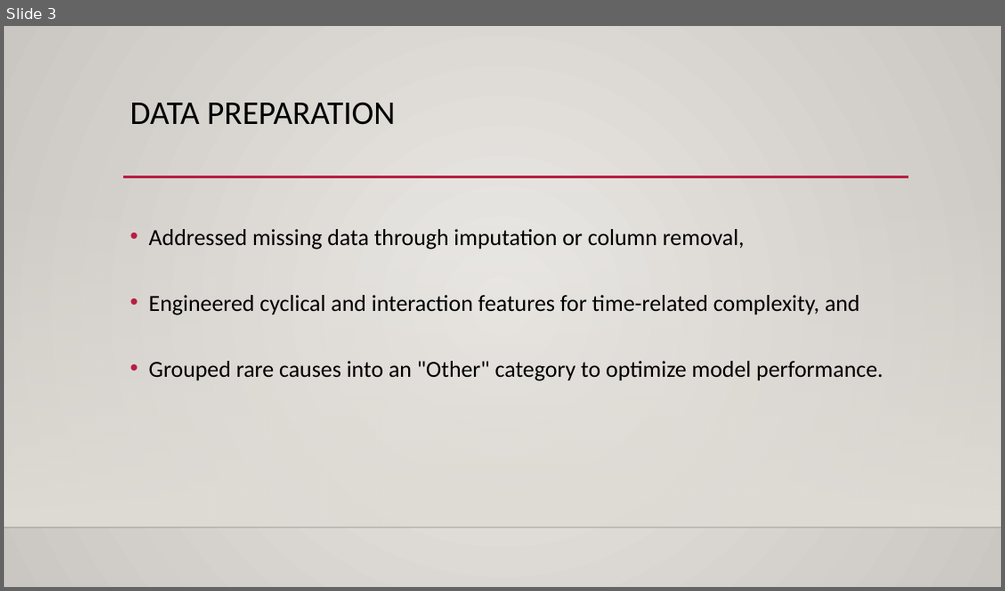
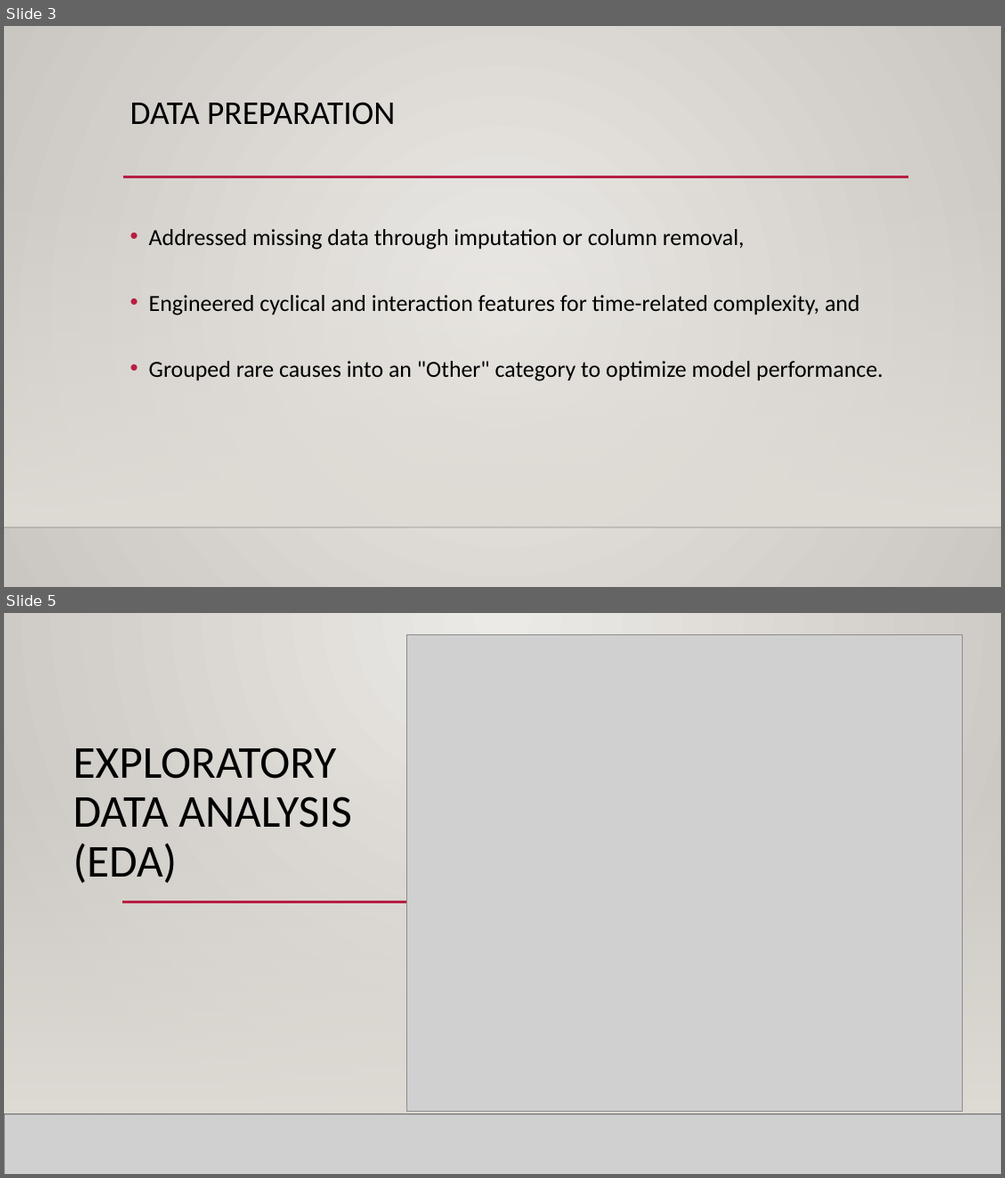
Before and after one commit to djdrjeff/phase3project_KelvinNjenga, a slide deck: Presentation1.pptx. Shown one above the other, each under a label of ours: slide 3 before the commit, slides 3 and 5 after it; the slides between them are not shown. The pictures are 1005x591 and 1005x1178 pixels, drawn with LibreOffice and Linux fonts; fonts in the diff are those of the drawing; grey boxes stand for pictures; background and template pictures are left out. Boxes give left, top, right and bottom in pixels: in the first picture for what was removed or moved away, otherwise in the second. Text is boxed around its words. In the diff, an @@ line names an element or a change of style, - is before the commit and + after.

```diff
--- a/Presentation1.pptx
+++ b/Presentation1.pptx
@@ slide 5 added at <box>4,613,1001,1174</box>, background gradient #ECEAE7 to #CAC7C1; not listed: 3 template elements that a slide beside it also shows @@
@@ rectangle added at <box>4,613,1001,1174</box>, fill gradient #ECEAE7 to #CAC7C1 @@
@@ picture added at <box>407,634,962,1111</box> @@
@@ title added at <box>73,747,352,883</box>, 44 pt, text #000000 @@
+EXPLORATORY DATA ANALYSIS (EDA)
@@ rectangle added at <box>4,779,1001,1114</box>, fill gradient #DFDBD5 @@
@@ rectangle added at <box>4,779,1001,1114</box>, fill gradient #DFDBD5 @@
@@ line added from (123, 901) to (464, 901), #B71E42 2.5 pt @@
@@ line added from (202, 901) to (908, 901), #B71E42 2.5 pt @@
@@ line added from (4, 1114) to (1001, 1114), #000001 1 pt @@
@@ picture added at <box>4,1114,1001,1174</box> @@
@@ line added from (4, 1114) to (1001, 1114), #000001 1 pt @@
```
Also in this commit, not shown: 1 slide changed, 1 other slide added, 1 slide removed, 1 other file.
